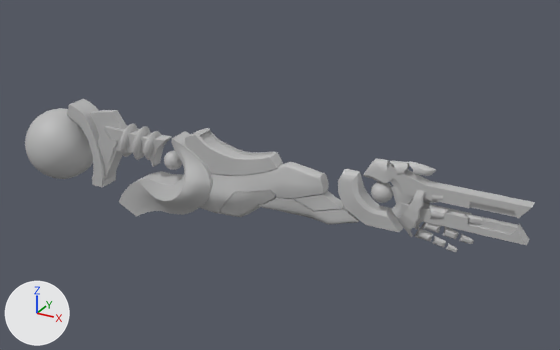
Renders of the FBX model Ole/3D Assets/GunArm/GunArm.fbx from each side of a commit.
Camera for both pictures: a camera (50 mm lens) standing at (0.764, -0.75, 0.401) and looking at (0.336, 0.028, 0.012). The lights are fixed; the arrows at lower left show +X, +Y and +Z. Where no turn or scale is listed for an object, it has been applied to the vertices. Vertices at the same position are counted once.

In view in the first picture: 'WholeArm'.
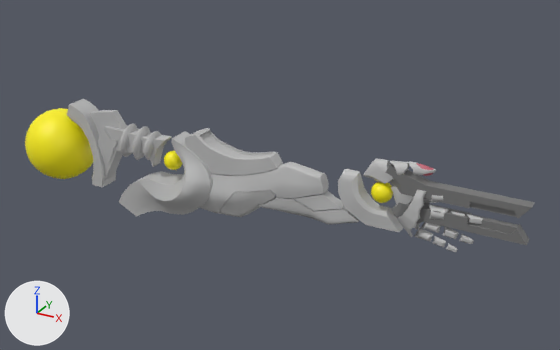
Location of each change, (x1, y1, x2, y2) in pixels of the pictures (560 x 350 px):
'WholeArm', recoloured
    both: (25, 106, 535, 245)
part 1 of me_mesh, recoloured (grey to yellow)
    both: (25, 108, 93, 179)
part 2 of me_mesh, recoloured (grey to yellow)
    both: (164, 151, 182, 170)
part 3 of me_mesh, recoloured (grey to yellow)
    both: (371, 182, 393, 203)

What the commit changed:
Material 'Barrels' (mat_barrels) changes colour from grey #bcbcbc to grey #777777; in linear values from (0.5, 0.5, 0.5) to (0.185, 0.185, 0.185).
Material 'BallGlow' (mat_ballglow) is new.
Its base color is (1.0, 0.889, 0.0) (yellow #fff200).
me_mesh has 6701 vertices, 7070 faces and spans x -0.05..0.646, y -0.05..0.05, z -0.08..0.076.
me_mesh is used by ob_wholearm; location (0.0, 0.0, 0.0).
me_mesh part 1: 240 of the faces centred in x -0.049..0.049, y -0.049..0.049, z -0.049..0.049 switch from mat_gun_arm (grey #bcbcbc) to mat_ballglow (yellow #fff200).
me_mesh part 2: 240 of the faces centred in x 0.182..0.206, y -0.012..0.012, z 0.001..0.026 switch from mat_gun_arm (grey #bcbcbc) to mat_ballglow (yellow #fff200).
me_mesh part 3: 240 of the faces centred in x 0.47..0.495, y -0.012..0.012, z 0.021..0.045 switch from mat_gun_arm (grey #bcbcbc) to mat_ballglow (yellow #fff200).
